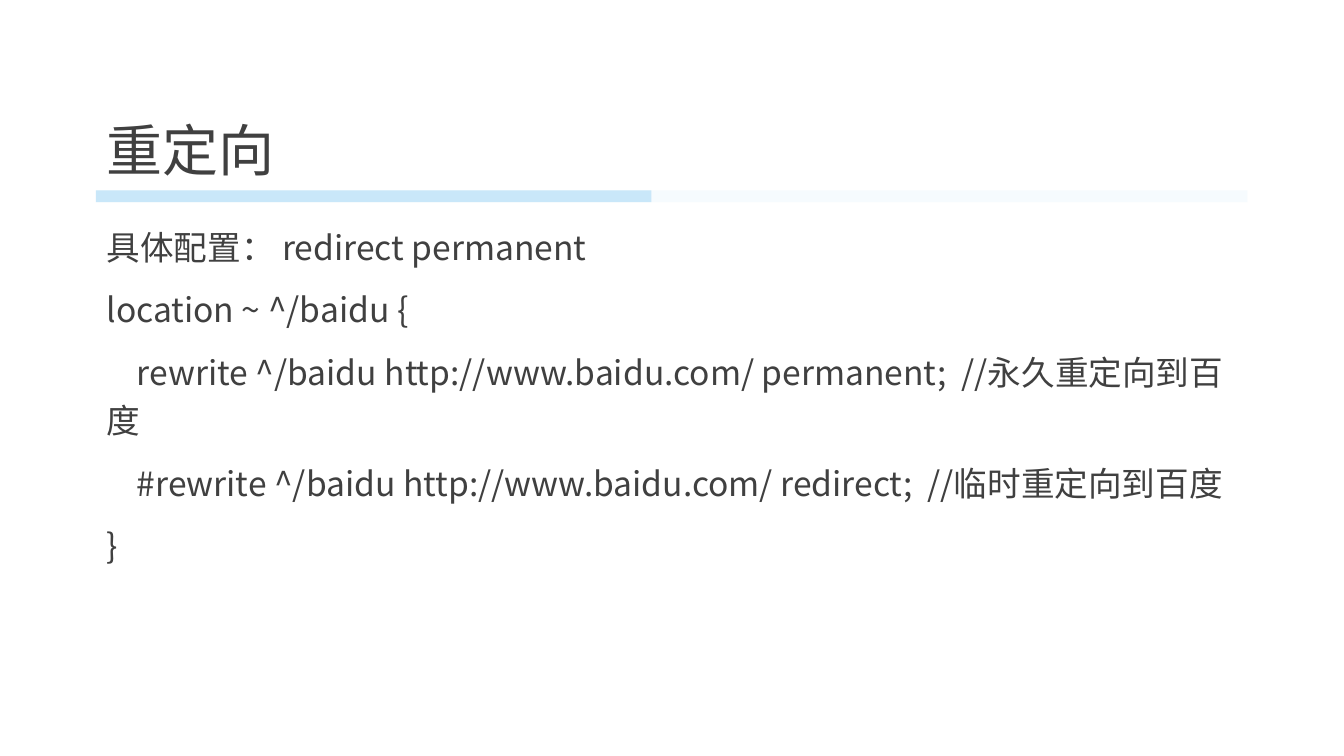
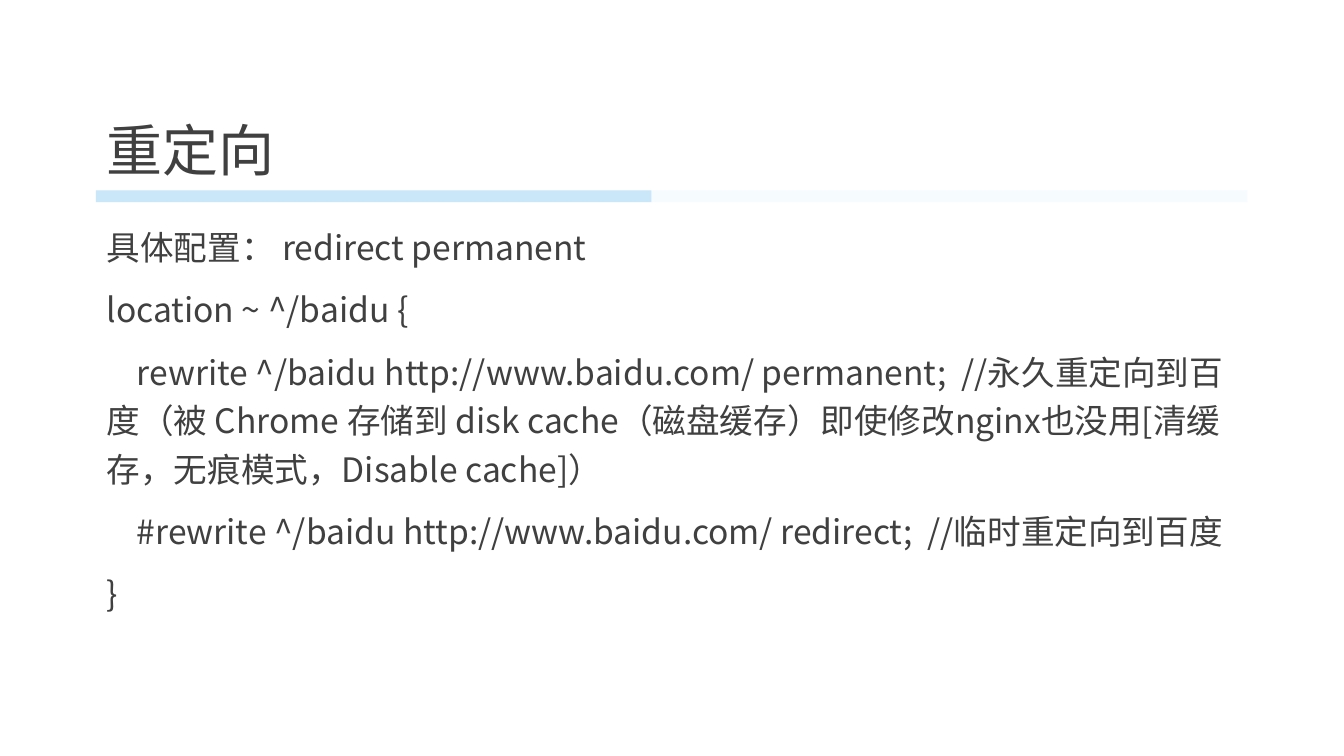
Before and after one commit to kakaisaname/php, a slide deck: slide 46 of nginx/Nginx.pptx. Drawn at 1344x756 pixels with LibreOffice and Linux fonts; fonts in the diff are those of the drawing; background and template pictures are left out. Boxes give left, top, right and bottom in pixels: in the first picture for what was removed or moved away, otherwise in the second. Text is boxed around its words. In the diff, an @@ line names an element or a change of style, - is before the commit and + after.

```diff
--- a/nginx/Nginx.pptx
+++ b/nginx/Nginx.pptx
@@ text at <box>107,356,1224,488</box>: text changed @@
-rewrite ^/baidu http://www.baidu.com/ permanent; //永久重定向到百度
+rewrite ^/baidu http://www.baidu.com/ permanent; //永久重定向到百度（被 Chrome 存储到 disk cache（磁盘缓存）即使修改nginx也没用[清缓存，无痕模式，Disable cache]）
```
Also in this commit, not shown: 18 other slides changed, 4 slides added, 3 slides removed.
